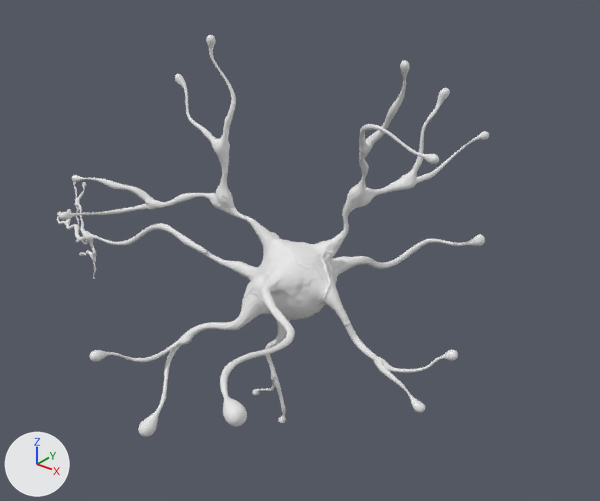
Two versions of the glTF model Project Code/ARSchoolBook/app/src/main/assets/neuron.glb, one commit apart.
Camera for both pictures: a camera (50 mm lens) standing at (3.78, -4.81, 4.02) and looking at (-0.25, 0.23, 0.9). The axes (+X, +Y, +Z) are drawn at lower left. The lights are the same throughout. Where no turn or scale is listed for an object, it has been applied to the vertices.

The scene before the commit, as lines of its bpy script (objects in view):
```python
me_neuron_smooth_normals = bpy.data.meshes.new('Neuron_smooth_normals')
me_neuron_smooth_normals.from_pydata(...)  # 70675 vertices, 141350 faces; spans x -4.16..1.12, y -1.53..2.01, z -1.74..1.96
me_neuron_smooth_normals.materials.append(mat_initialshadinggroup)  # white #e7e7e7
ob_neuron_smooth_normals = bpy.data.objects.new('Neuron_smooth_normals', me_neuron_smooth_normals)
ob_neuron_smooth_normals.location = (0.145, -0.08, 0.723)
```
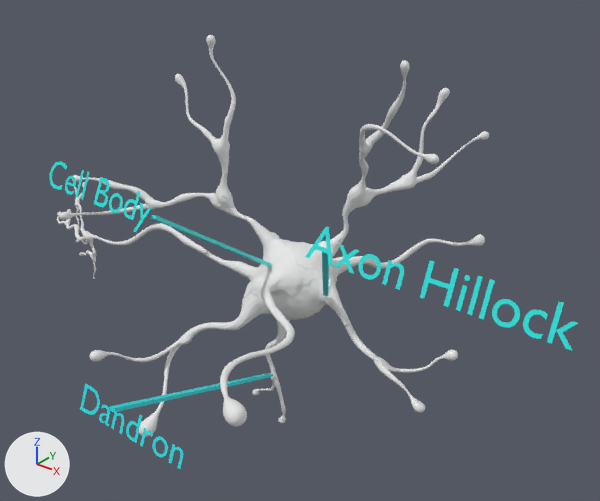
The newer file is also rescaled (x1.278), turned or shifted as a whole; pictures and numbers use the older file's frame.

Pixel boxes (x1, y1, x2, y2) of what changed, in the pictures (600 x 501 px):
'Text.001', added (cyan): after (305, 227, 578, 351)
'Text', added (cyan): after (49, 161, 152, 232)
'Text.002', added (cyan): after (80, 383, 183, 469)
'BezierCurve.002', added (cyan): after (109, 373, 273, 412)
'BezierCurve', added (cyan): after (151, 215, 271, 267)
'BezierCurve.001', added: after (322, 252, 329, 296)

What changed in the scene script:
```text
Add mat_material_002:
    mat_material_002 = principled_material('Material.002')
    mat_material_002.base_color = (0.0207, 0.755, 0.8)  # cyan #27e1e7
Add mat_material_001:
    mat_material_001 = principled_material('Material.001')
    mat_material_001.base_color = (0.0111, 0.773, 0.8)  # cyan #1be4e7
Add mat_material_005:
    mat_material_005 = principled_material('Material.005')
    mat_material_005.base_color = (0.0164, 0.8, 0.755)  # cyan #23e7e1
Add mat_material_006:
    mat_material_006 = principled_material('Material.006')
    mat_material_006.base_color = (0.0208, 0.773, 0.8)  # cyan #28e4e7
Add mat_material_004:
    mat_material_004 = principled_material('Material.004')
    mat_material_004.base_color = (0.0095, 0.8, 0.755)  # cyan #19e7e1
Add mat_material_003:
    mat_material_003 = principled_material('Material.003')
    mat_material_003.base_color = (0.0208, 0.8, 0.773)  # cyan #28e7e4
Add me_text_002:
    me_text_002.from_pydata(...)  # 571 vertices, 565 faces; spans x 0.02..0.938, y -0.001..0.065, z -0.002..0.167
    me_text_002.materials.append(mat_material_002)  # cyan #27e1e7
Add me_beziercurve_002:
    me_beziercurve_002.from_pydata(...)  # 22 vertices, 40 faces; spans x -0.1..0.6, y -2.11..0.2, z -0.14..1.13
    me_beziercurve_002.materials.append(mat_material_001)  # cyan #1be4e7
Add me_text_001:
    me_text_001.from_pydata(...)  # 451 vertices, 432 faces; spans x 0.0..1.74, y 0.0..0.09, z 0.0..0.2
    me_text_001.materials.append(mat_material_005)  # cyan #23e7e1
Add me_beziercurve_001:
    me_beziercurve_001.from_pydata(...)  # 18 vertices, 32 faces; spans x -0.147..0.736, y -1.028..0.152, z -0.168..0.96
    me_beziercurve_001.materials.append(mat_material_006)  # cyan #28e4e7
Add me_text:
    me_text.from_pydata(...)  # 493 vertices, 487 faces; spans x 0.016..1.181, y -0.068..0.08, z -0.062..0.187
    me_text.materials.append(mat_material_004)  # cyan #19e7e1
Add me_beziercurve:
    me_beziercurve.from_pydata(...)  # 18 vertices, 32 faces; spans x -0.058..0.127, y -1.295..0.196, z -0.162..0.888
    me_beziercurve.materials.append(mat_material_003)  # cyan #28e7e4
Add ob_text_002:
    ob_text_002 = bpy.data.objects.new('Text.002', me_text_002)
    ob_text_002.location = (-0.068, -2.282, 0.779)
Add ob_beziercurve_002:
    ob_beziercurve_002 = bpy.data.objects.new('BezierCurve.002', me_beziercurve_002)
    ob_beziercurve_002.location = (-0.434, -0.079, -0.309)
Add ob_text_001:
    ob_text_001 = bpy.data.objects.new('Text.001', me_text_001)
    ob_text_001.location = (0.879, -1.132, 1.713)
Add ob_beziercurve_001:
    ob_beziercurve_001 = bpy.data.objects.new('BezierCurve.001', me_beziercurve_001)
    ob_beziercurve_001.location = (0.247, -0.022, 0.802)
Add ob_text:
    ob_text = bpy.data.objects.new('Text', me_text)
    ob_text.location = (-1.397, -1.413, 1.728)
Add ob_beziercurve:
    ob_beziercurve = bpy.data.objects.new('BezierCurve', me_beziercurve)
    ob_beziercurve.location = (-0.388, -0.055, 0.862)
```
